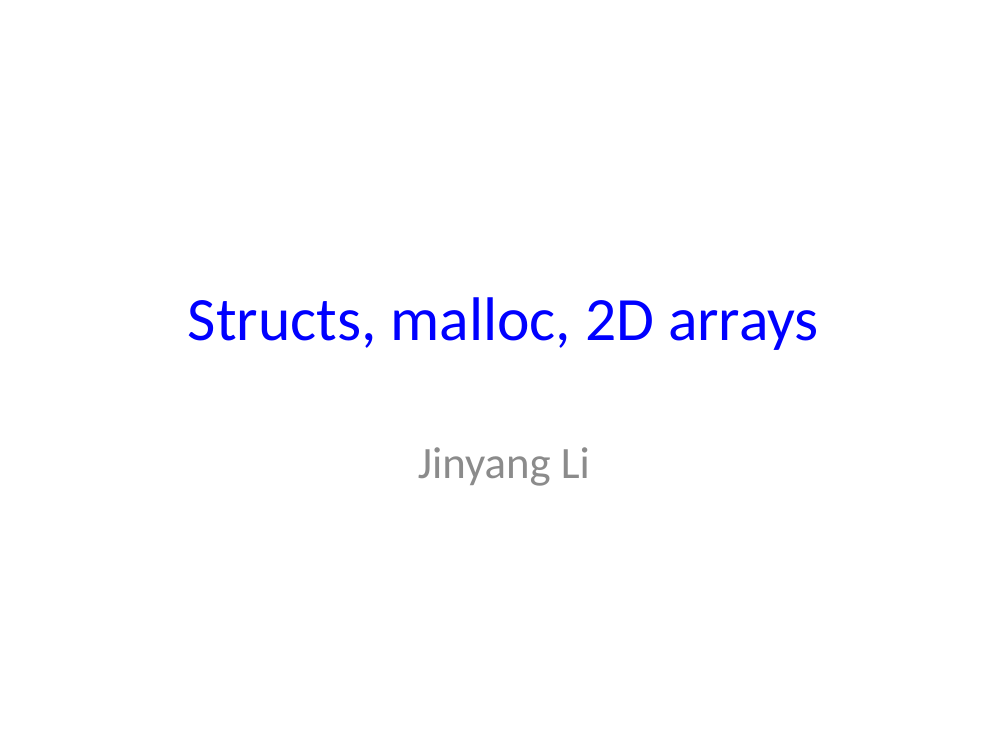
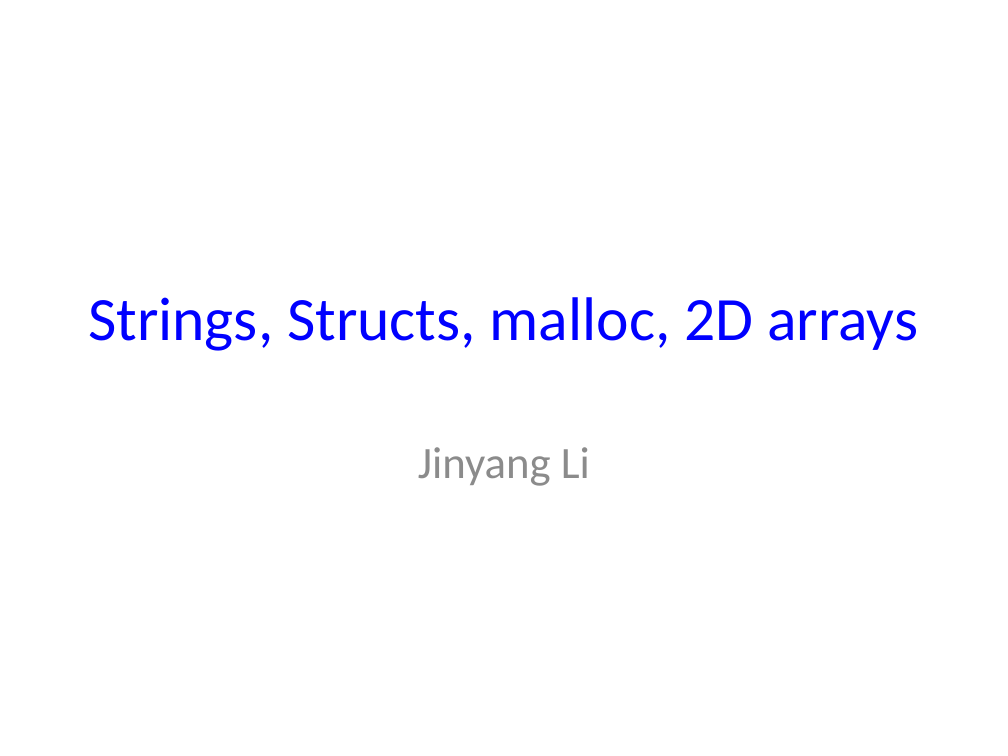
Before and after one commit to NYU-CSO/nyu-cso.github.io, a slide deck: slide 1 of notes/07-structs_malloc_2d.pptx. Drawn at 1008x756 pixels with LibreOffice and Linux fonts; fonts in the diff are those of the drawing. Boxes give left, top, right and bottom in pixels: in the first picture for what was removed or moved away, otherwise in the second. Text is boxed around its words. In the diff, an @@ line names an element or a change of style, - is before the commit and + after.

```diff
--- a/notes/07-structs_malloc_2d.pptx
+++ b/notes/07-structs_malloc_2d.pptx
@@ title at box(88, 297, 918, 351): text changed @@
-Structs, malloc, 2D arrays
+Strings, Structs, malloc, 2D arrays
```
Also in this commit, not shown: 2 other slides changed, 19 slides added, 3 slides removed, 3 other files.
